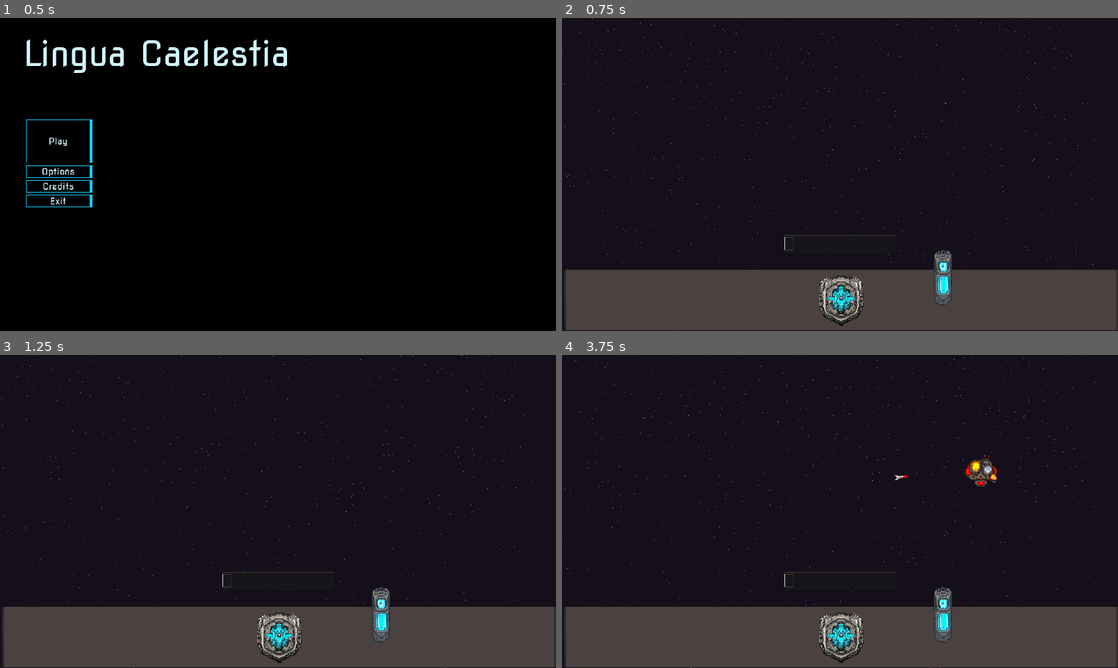
Above: before the commit, frames 1-4 (two rows, left to right).
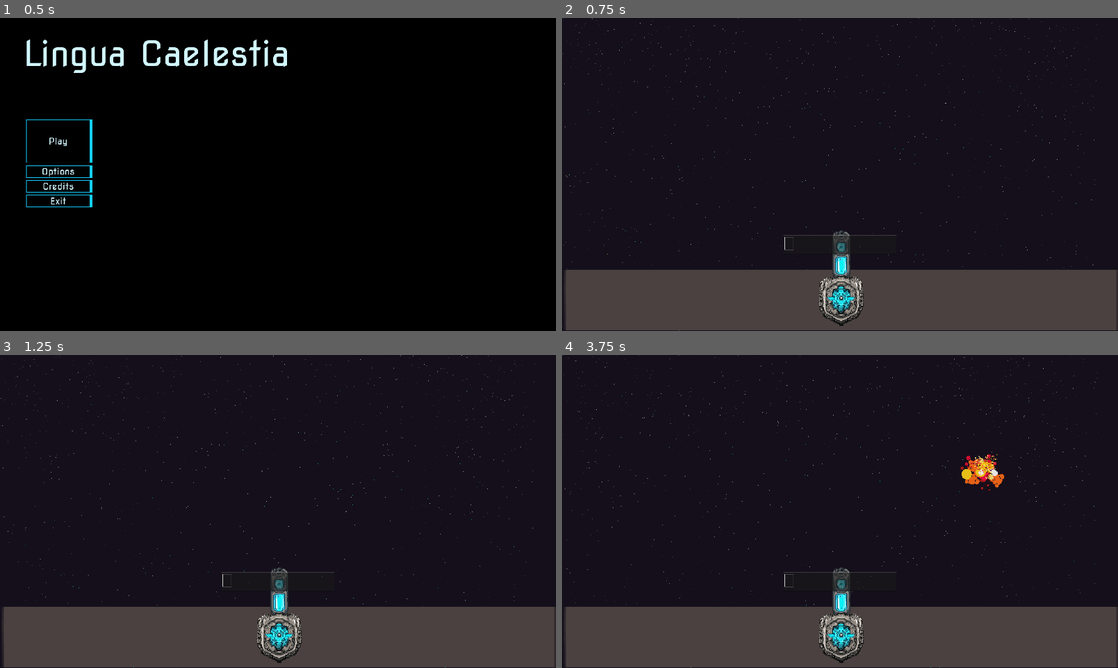
Above: after the commit, the same moments.

Repository: HephaistosForge/LinguaCaelestia
Game: Godot game, scene res://ui/main_menu/main_menu.tscn
Same seed, same stepped clock (60 frames per second), same inputs: the game is played once before the commit and once after it. Sound files missing from this copy of the repository are replaced by a short silence.
Inputs (mouse positions are in pixels of both pictures, inside the frame that each line leads up to):
- Up to frame 1 (0.5 s): no input
- Up to frame 2 (0.75 s): click "Play" at 0.5 s
- Up to frame 3 (1.25 s): no input
- Up to frame 4 (3.75 s): click (840, 580) at 1.27 s; type "bibliothek" at 1.35 s

Frame 1 is identical in both runs. In frame 2, 0.9% of the frame differs, in the area x 48-71%, y 68-92%; in frame 3, 0.9%; in frame 4, 1.4%, in the area x 48-80%, y 31-92%.

Commit message:
Add difficulty

Diff:
--- a/audio/AudioManager.gd
+++ b/audio/AudioManager.gd
@@ -25,10 +25,12 @@
 # SOUNDS
 
 func play_button_hover():
-	create_sound_player(button_hover.pick_random(), null, false)
+	if not button_hover.is_empty():
+		create_sound_player(button_hover.pick_random(), null, false)
 
 func play_button_click():
-	create_sound_player(button_click.pick_random(), null, false)
+	if not button_click.is_empty():
+		create_sound_player(button_click.pick_random(), null, false)
 
 # HELPER
 
--- a/controller/game_controller.gd
+++ b/controller/game_controller.gd
@@ -5,6 +5,9 @@
 var target_positions: Array[Vector2]
 var target_occupants: Array
 var score = 0
+var difficulty = 1
+
+var increase_difficulty_at_score = [2, 5, 10, 20, 30, 50]
 
 func _ready():
 	for node in get_tree().get_nodes_in_group("enemy_target_position"):
@@ -12,9 +15,6 @@
 		target_occupants.append(null)
 	_spawn_enemy()
 	$TextEdit.grab_focus()
-
-func _process(delta):
-	pass
 
 func _random_choice(arr):
 	return arr[randi() % len(arr)]
@@ -27,7 +27,7 @@
 	for i in range(0, len(target_positions)):
 		if target_occupants[i] == null:
 			empty.append(i)
-	if empty.is_empty():
+	if len(target_positions) - len(empty) >= difficulty:
 		return null
 	return _random_choice(empty)
 
@@ -43,10 +43,15 @@
 	cruiser.target_position = target_pos
 	add_child(cruiser)
 	cruiser.connect("enemy_typed_label", _player_launch_rocket_at)
+	cruiser.destroyed.connect(_on_ship_destroyed)
 
 func _on_ship_destroyed(index):
 	target_occupants[index] = null
-	score += 100
+	score += 1
+	print(difficulty, score)
+	if score in increase_difficulty_at_score:
+
+		difficulty += 1
 
 func _random_enemy():
 	var lang = _random_choice(Lang.LANGUAGES)
--- a/entities/enemies/french/cruiser.tscn
+++ b/entities/enemies/french/cruiser.tscn
@@ -29,7 +29,7 @@
 position = Vector2(-1, 73)
 
 [node name="Timer" type="Timer" parent="."]
-wait_time = 5.0
+wait_time = 7.0
 autostart = true
 
 [connection signal="timeout" from="Timer" to="." method="_on_timer_timeout"]
--- a/entities/enemies/french/french.gd
+++ b/entities/enemies/french/french.gd
@@ -4,5 +4,5 @@
 
 func _on_timer_timeout():
 	for i in range(3):
-		launch_rockets(0.5, 0, 50, 200, 20)
-		await get_tree().create_timer(0.2).timeout
+		launch_rockets(0.5, 0, 30, 100, 20)
+		await get_tree().create_timer(0.3).timeout
--- a/entities/mothership/ProjectileMarker.gd
+++ b/entities/mothership/ProjectileMarker.gd
@@ -47,9 +47,10 @@
 
 func _on_correctly_typed(correctly_typed):
 	var language = correctly_typed.language
-	impact_warnings[language].dismiss_warning()
-	impact_warnings.erase(language)
-	spawn_shield(language)
+	if is_instance_valid(impact_warnings[language]):
+		impact_warnings[language].dismiss_warning()
+		impact_warnings.erase(language)
+		spawn_shield(language)
 
 
 
--- a/entities/mothership/Shield.gd
+++ b/entities/mothership/Shield.gd
@@ -12,4 +12,8 @@
 
 
 func _on_timer_timeout() -> void:
+	var tween = create_tween()
+	tween.tween_property(self, "scale", Vector2.ZERO, 0.3) \
+		.set_ease(Tween.EASE_IN_OUT).set_trans(Tween.TRANS_EXPO)
+	await tween.finished
 	self.queue_free()
--- a/entities/mothership/mothership.tscn
+++ b/entities/mothership/mothership.tscn
@@ -25,10 +25,10 @@
 shape = SubResource("RectangleShape2D_1fvu3")
 
 [node name="RocketLaunchPosition" parent="." instance=ExtResource("2_qkcl2")]
-position = Vector2(-374, -28)
+position = Vector2(-1, -123)
 
 [node name="Laser" type="Sprite2D" parent="."]
-position = Vector2(352, -81)
+position = Vector2(3.05176e-05, -148)
 scale = Vector2(2.23438, 2.23438)
 texture = ExtResource("3_ca78k")
 
@@ -43,17 +43,17 @@
 [node name="ProjectileTargets" type="Node2D" parent="."]
 
 [node name="Marker2D2" type="Marker2D" parent="ProjectileTargets"]
-position = Vector2(353, 0)
+position = Vector2(353, -67)
 script = ExtResource("7_ymlm2")
 
 [node name="Marker2D3" type="Marker2D" parent="ProjectileTargets"]
-position = Vector2(665, 0)
+position = Vector2(665, -67)
 script = ExtResource("7_ymlm2")
 
 [node name="Marker2D4" type="Marker2D" parent="ProjectileTargets"]
-position = Vector2(-315, 1)
+position = Vector2(-315, -66)
 script = ExtResource("7_ymlm2")
 
 [node name="Marker2D5" type="Marker2D" parent="ProjectileTargets"]
-position = Vector2(-595, 0)
+position = Vector2(-595, -67)
 script = ExtResource("7_ymlm2")
--- a/entities/mothership/shield.tscn
+++ b/entities/mothership/shield.tscn
@@ -27,7 +27,7 @@
 shape = SubResource("CircleShape2D_3wbjr")
 
 [node name="Timer" type="Timer" parent="."]
-wait_time = 5.0
+wait_time = 8.0
 one_shot = true
 autostart = true
 
--- a/entities/projectile/rocket/rocket.gd
+++ b/entities/projectile/rocket/rocket.gd
@@ -49,7 +49,6 @@
 
 func _on_area_entered(area):
 	if area.is_in_group("shield"):
-		print(area)
 		if area.get_parent().language.language == language.language:
 			destroy()
 			return
--- a/entities/projectile/rocket/rocket.tscn
+++ b/entities/projectile/rocket/rocket.tscn
@@ -12,7 +12,7 @@
 colors = PackedColorArray(1, 1, 1, 1, 1, 1, 1, 1, 1, 1, 0, 1)
 
 [sub_resource type="RectangleShape2D" id="RectangleShape2D_dx7pu"]
-size = Vector2(10, 40)
+size = Vector2(8, 31)
 
 [node name="Rocket" type="Area2D"]
 collision_layer = 4
@@ -35,7 +35,7 @@
 texture = ExtResource("1_ekkc7")
 
 [node name="CollisionShape2D" type="CollisionShape2D" parent="."]
-position = Vector2(0, -4)
+position = Vector2(0, 0.5)
 shape = SubResource("RectangleShape2D_dx7pu")
 
 [connection signal="area_entered" from="." to="." method="_on_area_entered"]
